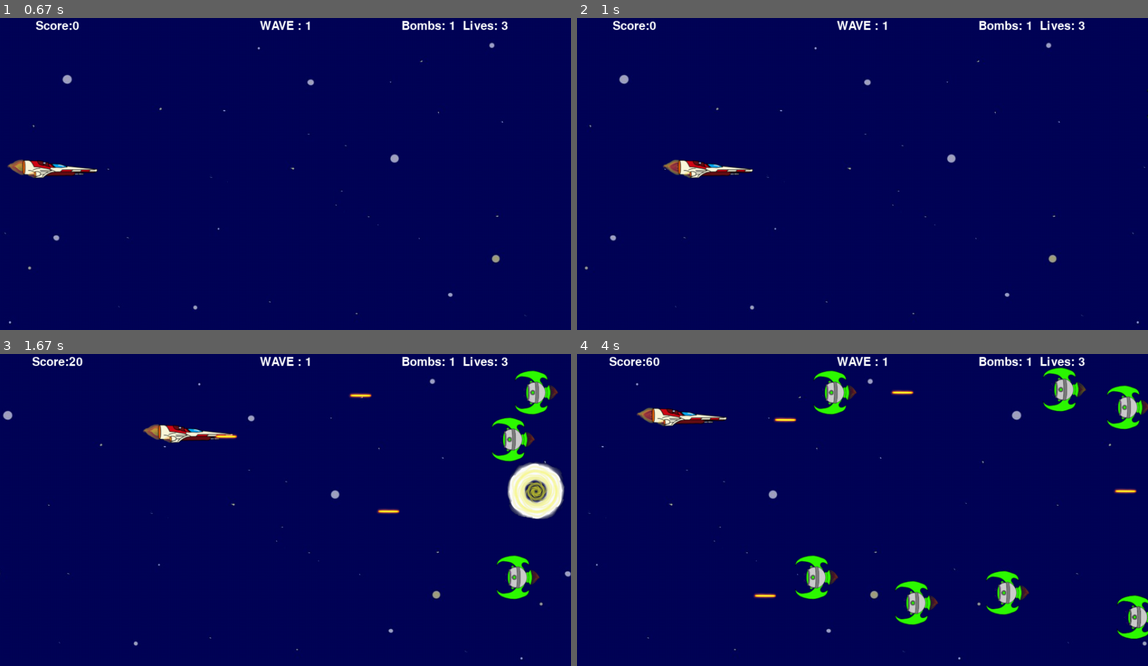
Above: before the commit, frames 1-4 (two rows, left to right).
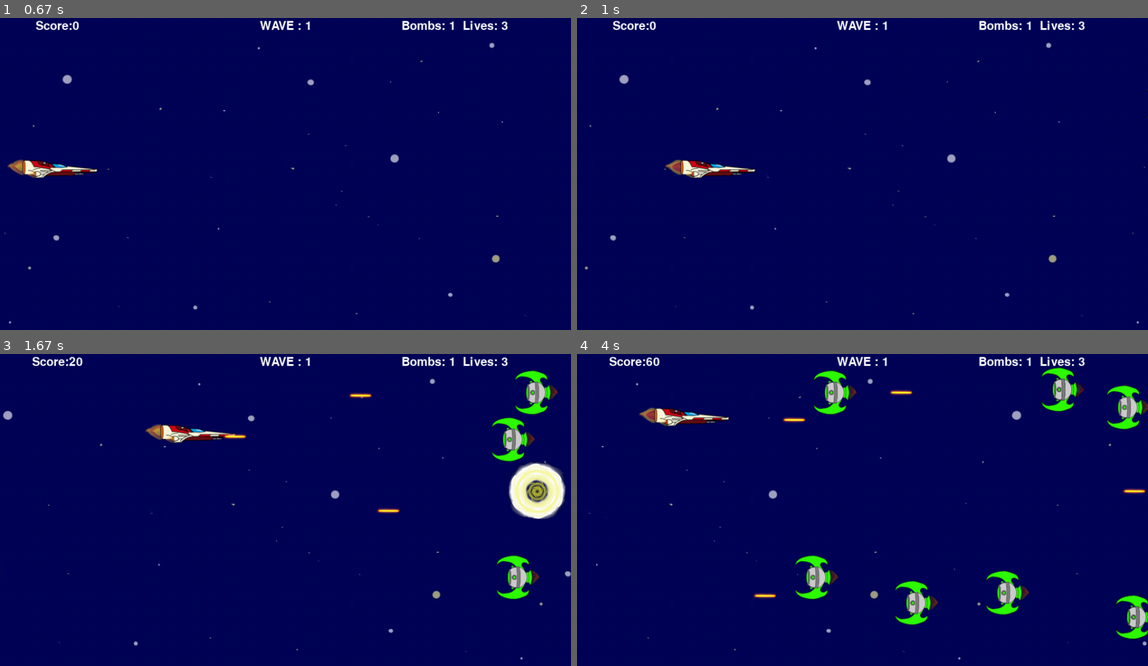
Above: after the commit, the same moments.

Repository: Demi-hero/UoN_Game_Project
Game: pygame game, started from Main.py
Same seed, same stepped clock (60 frames per second), same inputs: the game is played once before the commit and once after it.
Inputs:
- Up to frame 1 (0.67 s): tap Space at 0.33 s
- Up to frame 2 (1 s): hold Right from 0.67 s (still down)
- Up to frame 3 (1.67 s): release Right at 1.13 s; hold Up 1.22-1.52 s; tap Space at 1.28, 1.62 s; hold Right from 1.55 s (still down)
- Up to frame 4 (4 s): tap Space at 1.92, 2.12, 2.42, 2.68, 3.02, 3.32, 3.45, 3.85 s; release Right at 2.02 s; hold Left 2.05-2.58 s; hold Down 2.62-2.92 s; hold Left 2.95-3.35 s; hold Up 3.38-3.75 s; hold Right from 3.78 s (still down)

Frame 1 is identical in both runs. In frame 2, 0.3% of the frame differs, in the area x 15-32%, y 45-52%; in frame 3, 1.1%, in the area x 25-100%, y 22-53%; in frame 4, 1.1%.

Commit message:
Bug Fix 2
High Scores reset
other pause screen bugs ironed out
extra explosions added

Diff:
--- a/Main.py
+++ b/Main.py
@@ -54,9 +54,7 @@
         # main game loop
         while self.running:
 
-            # updating the object states
-            self.Board.update()
-            self.all_sprites.update()
+
 
             # taking the player input, passing to event handler
             for event in pyg.event.get():
@@ -64,12 +62,15 @@
             self.player_movement(self.player)
 
             if not self.paused:
+                # updating the object states
+                self.Board.update()
+                self.all_sprites.update()
+
                 # spawning powerups
                 if (time.time() - self.starttime) // 1 == 3 and len(self.power_ups) == 0:
                     self.new_powerup()
                 elif (time.time() - self.starttime) // 1 > 15:
                     self.starttime = time.time()
-
 
 
                 # COLLISIONS
--- a/eventhandler.py
+++ b/eventhandler.py
@@ -179,7 +179,7 @@
     def on_bomb(self, board, files):
         if self.bombs < 5 and not self.paused:
             files['sounds'].ult.play()
-            self.score += 1000
+            self.score += 500
             board.screen.fill(self.white)
             self.purge_aliens()
             pyg.display.update()
@@ -196,7 +196,7 @@
         self.kill_count = 0
         for bullet in self.bullets:
             bullet.kill()
-        self.purge_aliens()
+        self.purge_aliens(player_death=1)
         self.new_alien(self.wavenum+self.difficulty)
 
     # spawns aliens, rate increases as player completes waves
@@ -213,8 +213,11 @@
         self.power_ups.add(power_up)
         self.all_sprites.add(power_up)
 
-    def purge_aliens(self):
+    def purge_aliens(self,player_death=0):
         for alien in self.aliens:
+            if not player_death:
+                self.expl = gamedata.Explosion(alien.rect.center, 'lg')
+                self.all_sprites.add(self.expl)
             alien.kill()
         for albull in self.alienbullets:
             albull.kill()
--- a/highscore.csv
+++ b/highscore.csv
@@ -1,10 +1,4 @@
-Edgey,9410
-Nate,7310
-asssssssss,5980
-Test,4300
-Test,3580
-sad,3260
-ALLYISGREAT,3160
-Nate,1440
-highscore,1250
-ASS,710
+Nate,2260
+Jes,300
+Peter,200
+Nate,0
